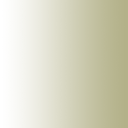
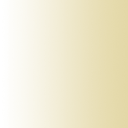
Two versions of the same layered image (128 x 128). Layer-by-layer changes:
painted on "Layer 1" over bbox(13, 0, 128, 128)
